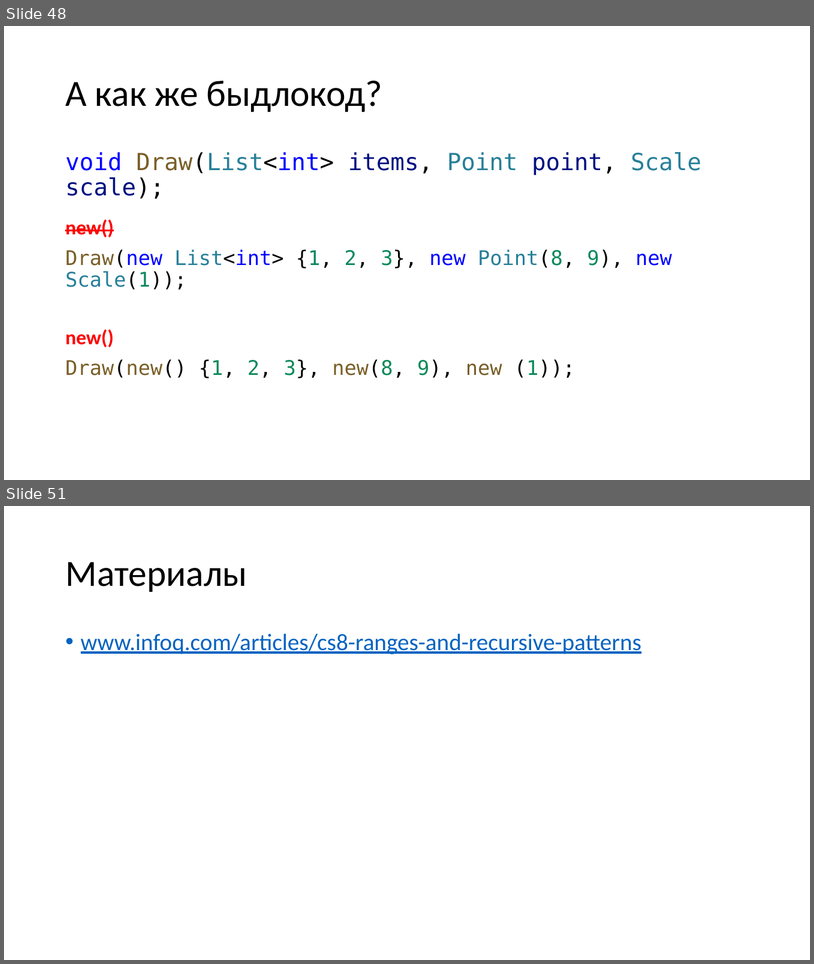
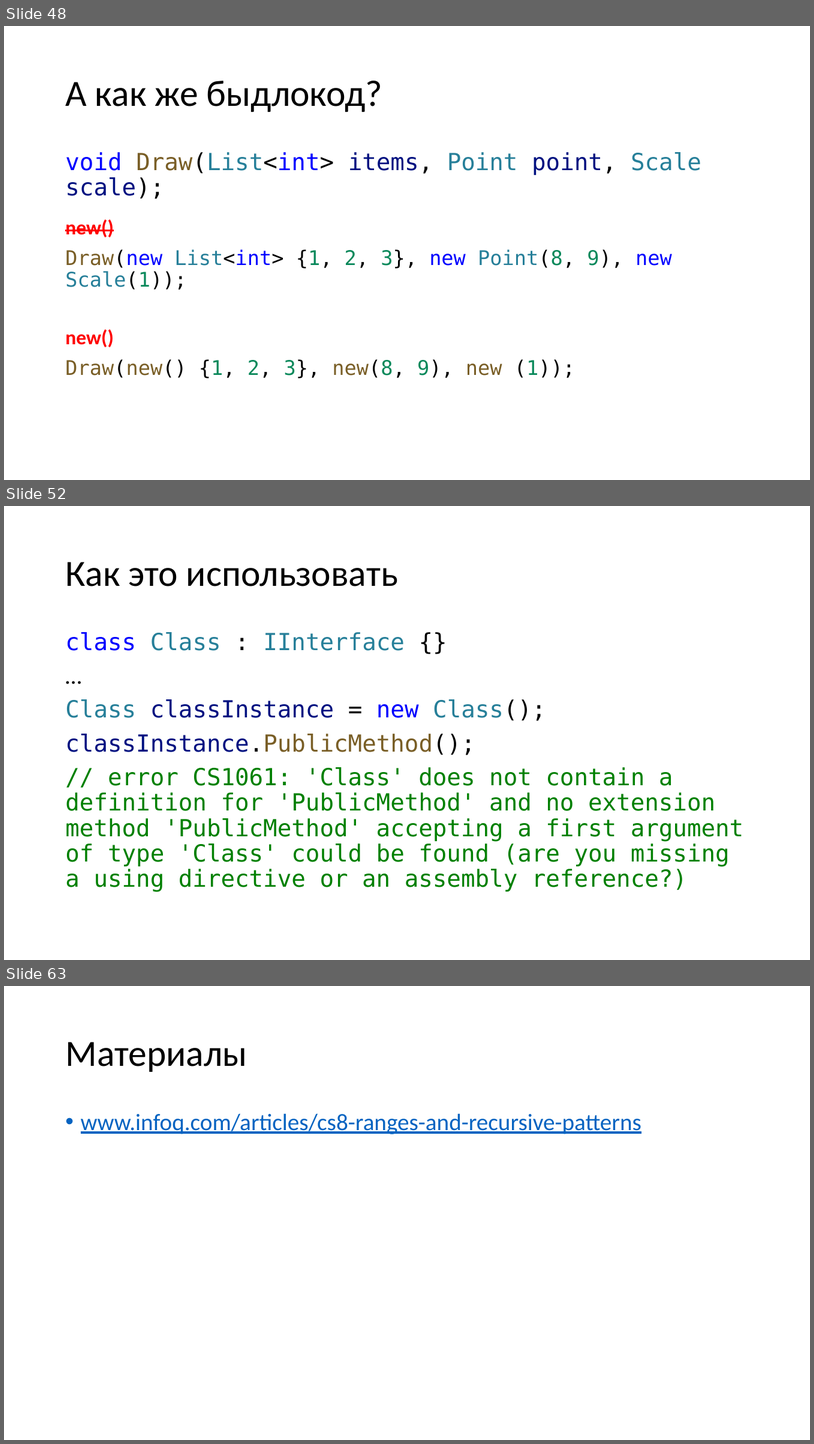
Before and after one commit to kugushev/presentations, a slide deck: Presentation.pptx. Shown one above the other, each under a label of ours: slides 48 and 51 before the commit, slides 48, 52 and 63 after it; the slides between them are not shown. The pictures are 814x964 and 814x1444 pixels, drawn with LibreOffice and Linux fonts; fonts in the diff are those of the drawing. Boxes give left, top, right and bottom in pixels: in the first picture for what was removed or moved away, otherwise in the second. Text is boxed around its words. In the diff, an @@ line names an element or a change of style, - is before the commit and + after.

Commit message:
add default interface methods

```diff
--- a/Presentation.pptx
+++ b/Presentation.pptx
@@ slide 52 added at bbox=[4, 506, 810, 960], background #FFFFFF @@
@@ title added at bbox=[65, 562, 398, 586], 44 pt, text #000000 @@
+Как это использовать
@@ text added at bbox=[65, 632, 744, 892], 28 pt, text #008000 @@
+class Class : IInterface {}
+…
+Class classInstance = new Class();
+classInstance.PublicMethod();
+// error CS1061: 'Class' does not contain a definition for 'PublicMethod' and no extension method 'PublicMethod' accepting a first argument of type 'Class' could be found (are you missing a using directive or an assembly reference?)
@@ what was slide 51 is now slide 63 @@
```
Also in this commit, not shown: 1 slide changed, 11 other slides added, 2 other files.
